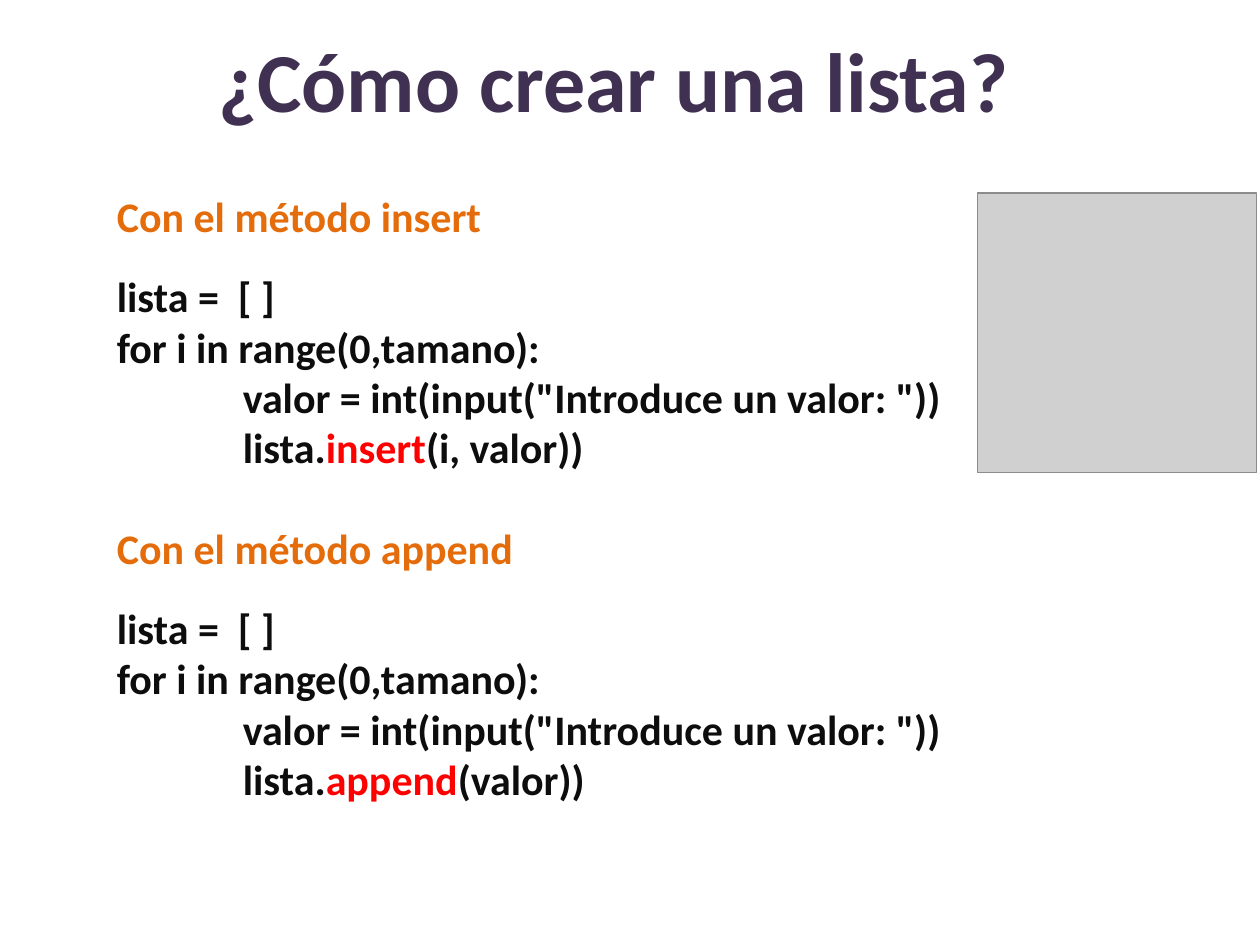
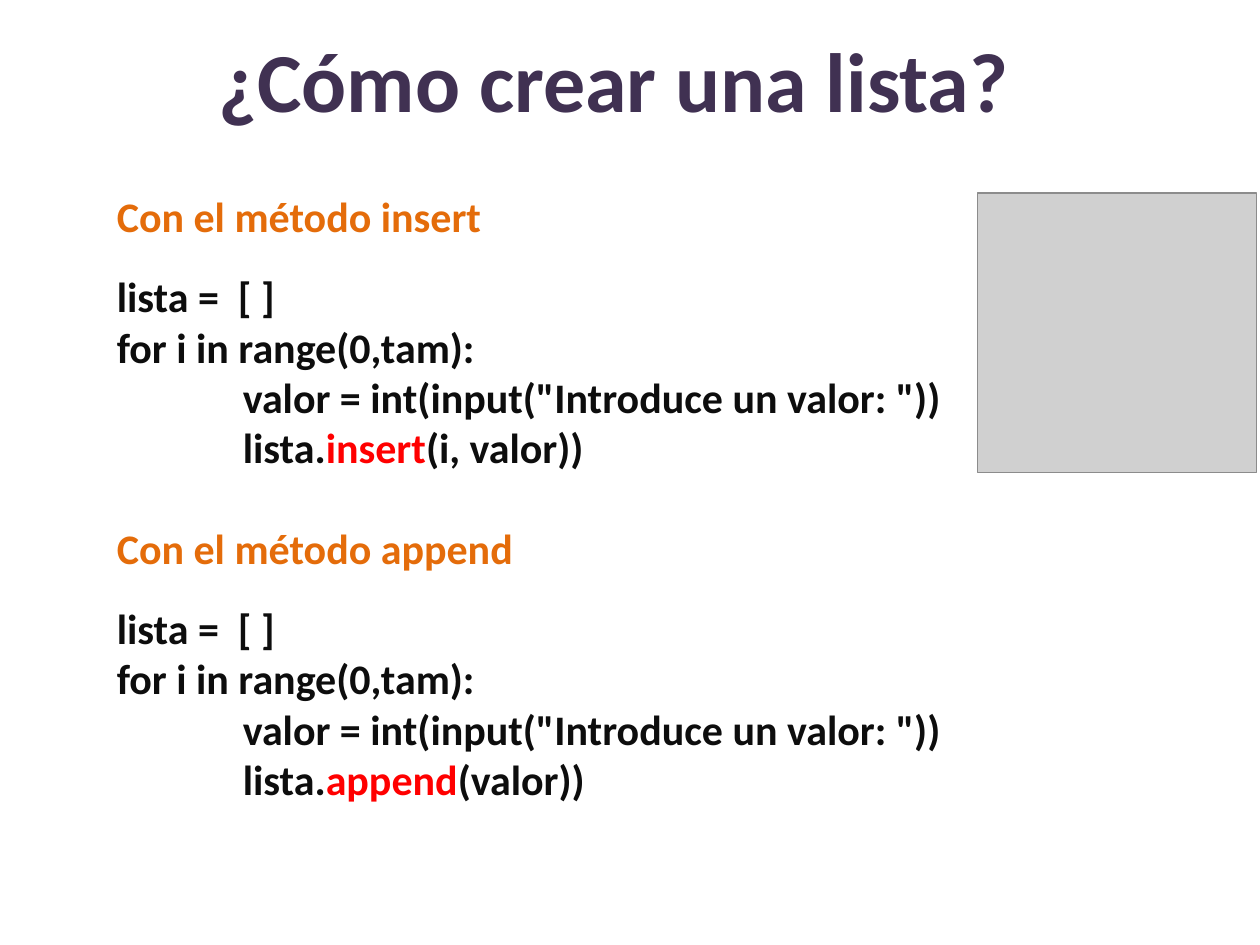
Before and after one commit to lizetheP/PensamientoC, a slide deck: slide 31 of CalendarioAgo20L/presentaciones/9_ListasArreglos.pptx. Drawn at 1260x945 pixels with LibreOffice and Linux fonts; fonts in the diff are those of the drawing; grey boxes stand for pictures. Boxes give left, top, right and bottom in pixels: in the first picture for what was removed or moved away, otherwise in the second. Text is boxed around its words. In the diff, an @@ line names an element or a change of style, - is before the commit and + after.

```diff
--- a/CalendarioAgo20L/presentaciones/9_ListasArreglos.pptx
+++ b/CalendarioAgo20L/presentaciones/9_ListasArreglos.pptx
@@ text at [117,332,474,370]: text changed @@
-for i in range(0,tamano):
+for i in range(0,tam):
@@ text at [117,663,474,701]: text changed @@
-for i in range(0,tamano):
+for i in range(0,tam):
```
Also in this commit, not shown: 4 other slides changed, 1 other file.
